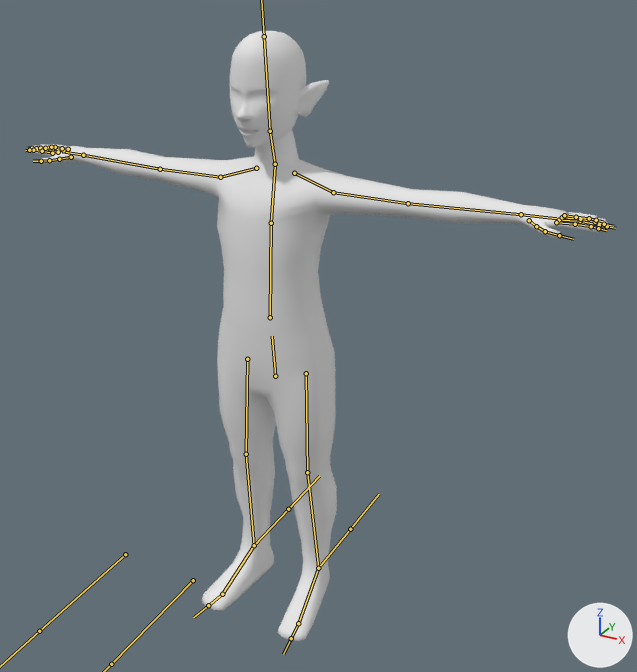
Before and after pictures for a commit that changed the FBX model Assets/Entities/Player/linkLowPolyDone.fbx.
Camera for both pictures: a camera (50 mm lens) standing at (1.063, -1.708, 1.665) and looking at (0.118, 0.011, 0.805). Every picture has the same lights, and +X, +Y and +Z are marked at lower right. The bones that bend it are drawn over the model as lines.

Objects in the first picture: 'Body'.
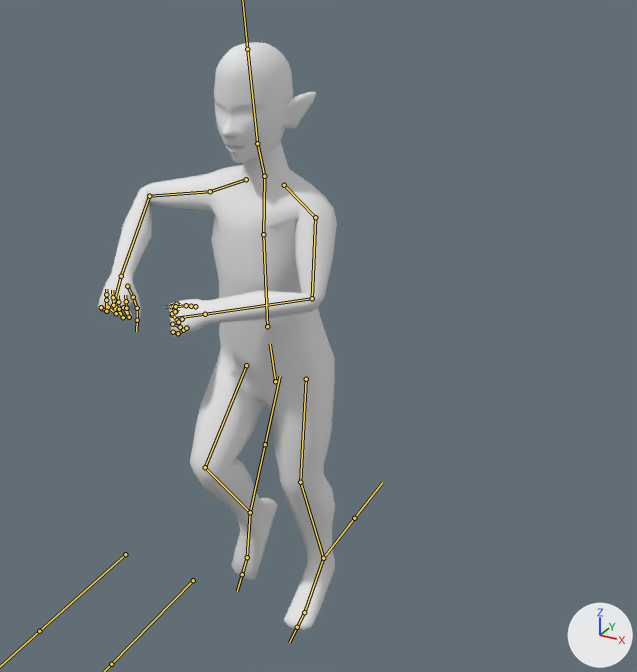
The newer file adds an action. The first version stands in its rest pose; the second is drawn at frame 19 of the action 'Armature|PutSwordBack'.

Boxes [x1, y1, x2, y2] around the edits, measured in the pictures (637 x 672 px):
'Body', posed (59% narrower)
    before: [29, 31, 608, 641]
    after: [98, 42, 337, 630]
bone 'Hips', root to tip
    before: (275, 376) to (272, 336)
    after: (275, 381) to (270, 344)
bone 'Spine', root to tip
    before: (270, 317) to (271, 223)
    after: (267, 326) to (263, 234)
bone 'Chest', root to tip
    before: (271, 223) to (275, 165)
    after: (263, 234) to (264, 177)
bone 'Head', root to tip
    before: (270, 131) to (264, 36)
    after: (257, 143) to (247, 49)
bone 'Shoulder.L', root to tip
    before: (294, 173) to (333, 192)
    after: (284, 185) to (315, 217)
bone 'Upper Arm.L', root to tip
    before: (333, 192) to (408, 203)
    after: (315, 217) to (312, 298)
bone 'Lower Arm.L', root to tip
    before: (408, 203) to (521, 214)
    after: (312, 298) to (205, 314)
bone 'Middle Finger 1.L', root to tip
    before: (559, 220) to (580, 221)
    after: (172, 315) to (177, 320)
bone 'Middle Finger 2.L', root to tip
    before: (580, 221) to (599, 225)
    after: (177, 320) to (172, 313)
bone 'Ring Finger 1.L', root to tip
    before: (562, 217) to (580, 219)
    after: (172, 324) to (180, 327)
bone 'Ring Finger 2.L', root to tip
    before: (580, 219) to (595, 222)
    after: (180, 327) to (178, 322)
bone 'Index Finger 1.L', root to tip
    before: (556, 222) to (575, 224)
    after: (171, 306) to (175, 311)
bone 'Index Finger 2.L', root to tip
    before: (575, 224) to (591, 226)
    after: (175, 311) to (173, 306)
bone 'Pinky 1.L', root to tip
    before: (564, 215) to (576, 217)
    after: (173, 332) to (178, 333)
bone 'Pinky 2.L', root to tip
    before: (576, 217) to (589, 218)
    after: (178, 333) to (183, 330)
bone 'Thumb 1.L', root to tip
    before: (529, 220) to (536, 226)
    after: (195, 306) to (191, 306)
bone 'Shoulder.R', root to tip
    before: (256, 168) to (220, 177)
    after: (246, 179) to (210, 191)
bone 'Upper Arm.R', root to tip
    before: (220, 177) to (160, 169)
    after: (210, 191) to (149, 196)
bone 'Lower Arm.R', root to tip
    before: (160, 169) to (83, 155)
    after: (149, 196) to (121, 276)
bone 'Hand.R', root to tip
    before: (83, 155) to (62, 151)
    after: (121, 276) to (113, 304)
bone 'Middle Finger 1.R', root to tip
    before: (58, 152) to (46, 149)
    after: (116, 307) to (123, 317)
bone 'Middle Finger 2.R', root to tip
    before: (46, 149) to (36, 148)
    after: (123, 317) to (119, 309)
bone 'Ring Finger 1.R', root to tip
    before: (63, 150) to (53, 148)
    after: (108, 307) to (116, 313)
bone 'Ring Finger 2.R', root to tip
    before: (53, 148) to (45, 148)
    after: (116, 313) to (113, 305)
bone 'Index Finger 1.R', root to tip
    before: (52, 153) to (42, 151)
    after: (123, 307) to (129, 317)
bone 'Index Finger 2.R', root to tip
    before: (42, 151) to (33, 150)
    after: (129, 317) to (126, 308)
bone 'Pinky 1.R', root to tip
    before: (68, 149) to (62, 148)
    after: (101, 307) to (106, 311)
bone 'Pinky 2.R', root to tip
    before: (62, 148) to (55, 147)
    after: (106, 311) to (106, 300)
bone 'Thumb 1.R', root to tip
    before: (71, 157) to (59, 159)
    after: (127, 286) to (133, 297)
bone 'Upper Leg.L', root to tip
    before: (306, 373) to (307, 472)
    after: (306, 379) to (300, 482)
bone 'Lower Leg.L', root to tip
    before: (307, 472) to (318, 568)
    after: (300, 482) to (323, 558)
bone 'Foot.L', root to tip
    before: (318, 568) to (298, 623)
    after: (323, 558) to (304, 612)
bone 'Upper Leg.R', root to tip
    before: (247, 359) to (246, 454)
    after: (246, 365) to (205, 467)
bone 'Lower Leg.R', root to tip
    before: (246, 454) to (254, 545)
    after: (205, 467) to (250, 512)
bone 'Foot.R', root to tip
    before: (254, 545) to (222, 594)
    after: (250, 512) to (247, 557)
bone 'Toes.R', root to tip
    before: (222, 594) to (208, 605)
    after: (247, 557) to (242, 574)

What the commit changed:
Bone 'Hips' (bone_hips) moves from (0.0, 0.0, 0.0) to (0.0, -0.016, 0.002).
Bone 'Hips' (bone_hips) turns from (0, 0, 0) to (5, 2, 0) degrees about its own x, y and z.
Bone 'Spine' (bone_spine) turns from (0, 0, 0) to (0, -2, 0) degrees about its own x, y and z.
Bone 'Chest' (bone_chest) turns from (0, 0, 0) to (0, -1, 0) degrees about its own x, y and z.
Bone 'Head' (bone_head) turns from (0, 0, 0) to (-2, 0, 0) degrees about its own x, y and z.
Bone 'Shoulder.L' (bone_shoulder_l) turns from (0, 0, 0) to (7, -3, -17) degrees about its own x, y and z.
Bone 'Upper Arm.L' (bone_upper_arm_l) turns from (0, 0, 0) to (27, 15, -49) degrees about its own x, y and z.
Bone 'Lower Arm.L' (bone_lower_arm_l) turns from (0, 0, 0) to (83, 49, -1) degrees about its own x, y and z.
Bone 'Middle Finger 1.L' (bone_middle_finger_1_l) turns from (0, 0, 0) to (-3, -5, -85) degrees about its own x, y and z.
Bone 'Middle Finger 2.L' (bone_middle_finger_2_l) turns from (0, 0, 0) to (11, -33, -178) degrees about its own x, y and z.
Bone 'Ring Finger 1.L' (bone_ring_finger_1_l) turns from (0, 0, 0) to (-1, -5, -95) degrees about its own x, y and z.
Bone 'Ring Finger 2.L' (bone_ring_finger_2_l) turns from (0, 0, 0) to (10, -30, -156) degrees about its own x, y and z.
Bone 'Index Finger 1.L' (bone_index_finger_1_l) turns from (0, 0, 0) to (-5, 5, -82) degrees about its own x, y and z.
Bone 'Index Finger 2.L' (bone_index_finger_2_l) turns from (0, 0, 0) to (7, -8, -170) degrees about its own x, y and z.
Bone 'Pinky 1.L' (bone_pinky_1_l) turns from (0, 0, 0) to (0, -4, -94) degrees about its own x, y and z.
Bone 'Pinky 2.L' (bone_pinky_2_l) turns from (0, 0, 0) to (0, -30, -121) degrees about its own x, y and z.
Bone 'Thumb 1.L' (bone_thumb_1_l) turns from (0, 0, 0) to (-26, 47, -55) degrees about its own x, y and z.
Bone 'Shoulder.R' (bone_shoulder_r) turns from (0, 0, 0) to (6, -22, 1) degrees about its own x, y and z.
Bone 'Upper Arm.R' (bone_upper_arm_r) turns from (0, 0, 0) to (-6, 19, 6) degrees about its own x, y and z.
Bone 'Lower Arm.R' (bone_lower_arm_r) turns from (0, 0, 0) to (102, -27, -8) degrees about its own x, y and z.
Bone 'Hand.R' (bone_hand_r) turns from (0, 0, 0) to (-2, 2, 9) degrees about its own x, y and z.
Bone 'Middle Finger 1.R' (bone_middle_finger_1_r) turns from (0, 0, 0) to (-3, 5, 85) degrees about its own x, y and z.
Bone 'Middle Finger 2.R' (bone_middle_finger_2_r) turns from (0, 0, 0) to (11, 33, 178) degrees about its own x, y and z.
Bone 'Ring Finger 1.R' (bone_ring_finger_1_r) turns from (0, 0, 0) to (-1, 5, 95) degrees about its own x, y and z.
Bone 'Ring Finger 2.R' (bone_ring_finger_2_r) turns from (0, 0, 0) to (10, 30, 156) degrees about its own x, y and z.
Bone 'Index Finger 1.R' (bone_index_finger_1_r) turns from (0, 0, 0) to (-5, -5, 82) degrees about its own x, y and z.
Bone 'Index Finger 2.R' (bone_index_finger_2_r) turns from (0, 0, 0) to (7, 8, 170) degrees about its own x, y and z.
Bone 'Pinky 1.R' (bone_pinky_1_r) turns from (0, 0, 0) to (0, 4, 94) degrees about its own x, y and z.
Bone 'Pinky 2.R' (bone_pinky_2_r) turns from (0, 0, 0) to (0, 30, 121) degrees about its own x, y and z.
Bone 'Thumb 1.R' (bone_thumb_1_r) turns from (0, 0, 0) to (-26, -47, 55) degrees about its own x, y and z.
Bone 'Upper Leg.L' (bone_upper_leg_l) turns from (0, 0, 0) to (11, 1, -1) degrees about its own x, y and z.
Bone 'Lower Leg.L' (bone_lower_leg_l) turns from (0, 0, 0) to (-19, 0, 0) degrees about its own x, y and z.
Bone 'Foot.L' (bone_foot_l) turns from (0, 0, 0) to (11, -1, 2) degrees about its own x, y and z.
Bone 'Upper Leg.R' (bone_upper_leg_r) turns from (0, 0, 0) to (48, 2, 1) degrees about its own x, y and z.
Bone 'Lower Leg.R' (bone_lower_leg_r) turns from (0, 0, 0) to (-74, -1, -1) degrees about its own x, y and z.
Bone 'Foot.R' (bone_foot_r) turns from (0, 0, 0) to (-30, -2, 7) degrees about its own x, y and z.
Bone 'Toes.R' (bone_toes_r) turns from (0, 0, 0) to (-3, -1, 9) degrees about its own x, y and z.
